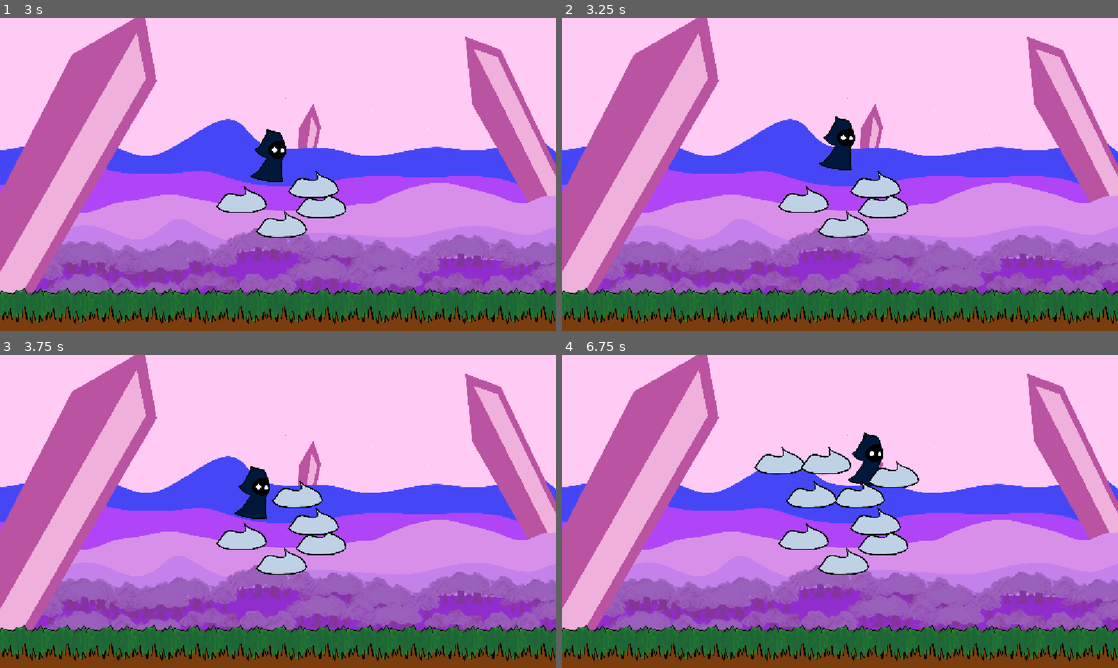
Above: before the commit, frames 1-4 (two rows, left to right).
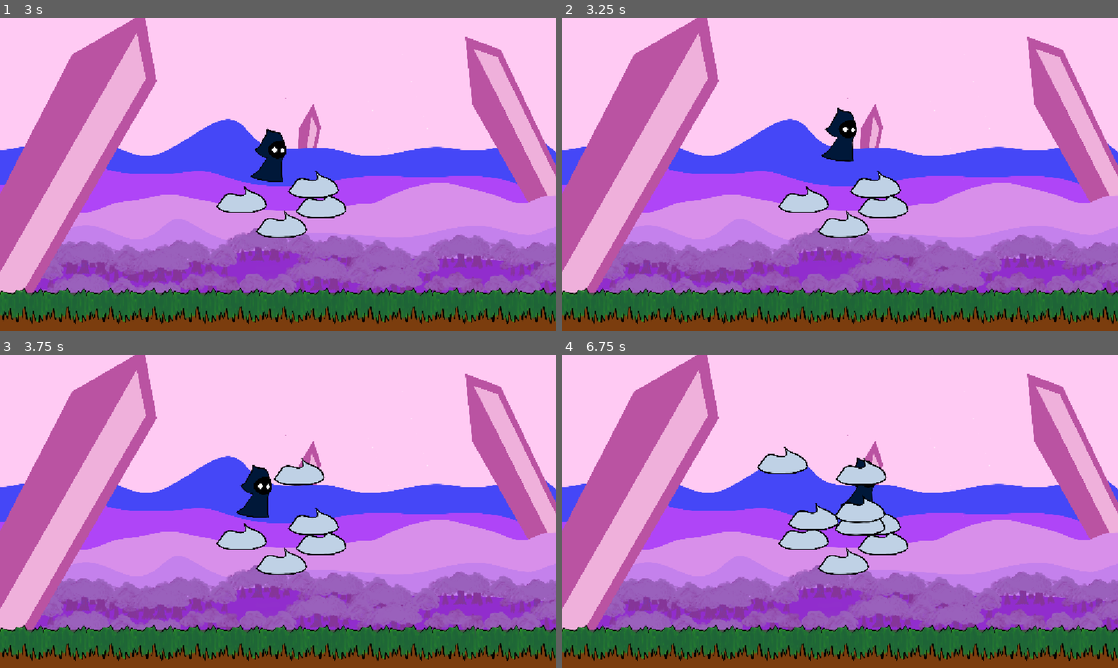
Above: after the commit, the same moments.

Repository: tomateaux/Haven-2026
Game: Godot game, scene res://main.tscn
Same seed, same stepped clock (60 frames per second), same inputs: the game is played once before the commit and once after it.
Inputs:
- Up to frame 1 (3 s): tap Enter (ui_accept) at 0.5, 0.77, 1.52 s; hold Right (ui_right) 0.53-2.03 s; tap E (die) every 0.75 s from 0.6 to 2.85 s; hold Left (ui_left) 2.03-2.78 s; hold Right (ui_right) from 2.78 s (still down)
- Up to frame 2 (3.25 s): keep holding Right (ui_right); tap Enter (ui_accept) at 3.02 s
- Up to frame 3 (3.75 s): keep holding Right (ui_right); tap E (die) at 3.6 s
- Up to frame 4 (6.75 s): tap Enter (ui_accept) at 3.77, 4.52, 6.02 s; release Right (ui_right) at 4.28 s; hold Left (ui_left) 4.28-5.03 s; tap E (die) every 0.75 s from 4.35 to 6.6 s; hold Right (ui_right) 5.03-5.78 s; hold Left (ui_left) from 5.78 s (still down)

Frame 1 is identical in both runs. In frame 2, 0.6% of the frame differs, in the area x 46-53%, y 28-49%; in frame 3, 1.3%; in frame 4, 3.8%, in the area x 34-65%, y 24-58%.

Commit message:
fix: increase player jump height

Diff:
--- a/player.gd
+++ b/player.gd
@@ -2,7 +2,7 @@
 
 
 const SPEED = 300.0
-const JUMP_VELOCITY = -400.0
+const JUMP_VELOCITY = -600.0
 
 
 @export var Corpse : PackedScene
